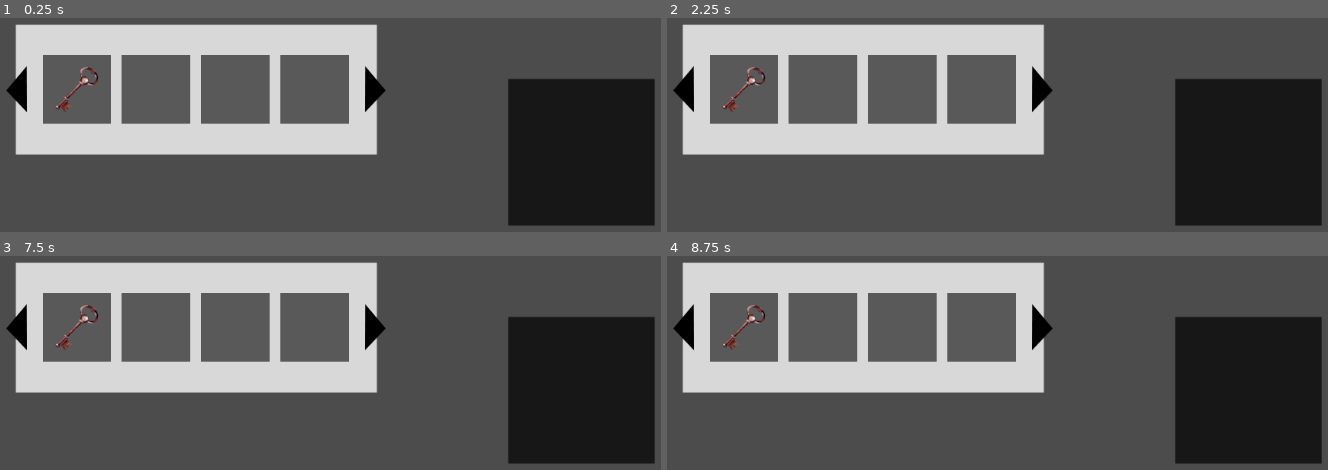
Above: before the commit, frames 1-4 (two rows, left to right).
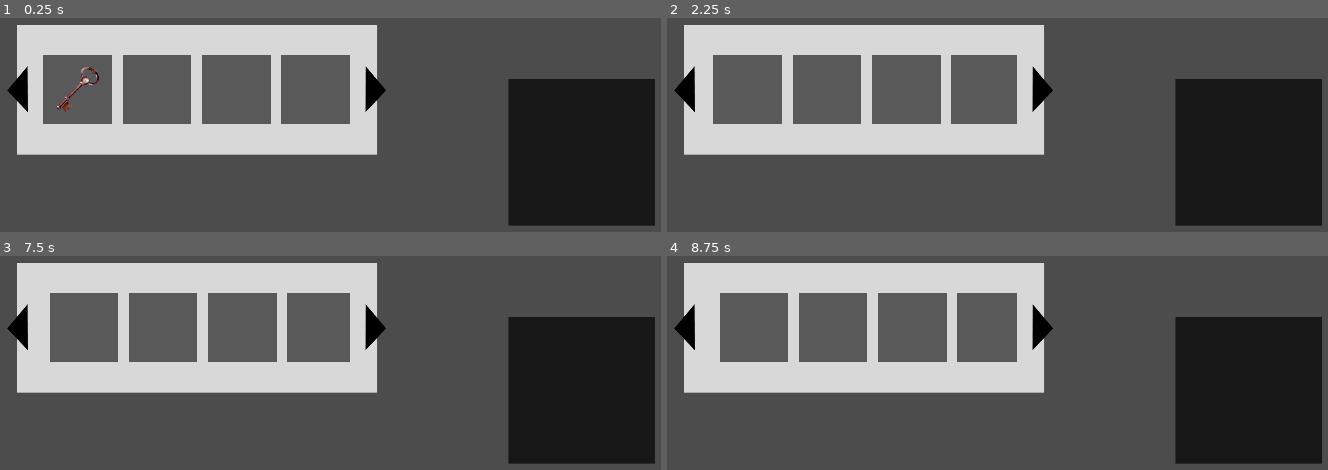
Above: after the commit, the same moments.

Repository: LFAFM/godot-project
Game: Godot game, scene res://scenes/Inventory.tscn
The game is run twice, just before and just after one commit, with the same random seed, the same clock (stepped at 60 frames per second) and the same inputs. This scene is started directly instead of the project's main scene.
Inputs (mouse positions are in pixels of both pictures, inside the frame that each line leads up to):
- Up to frame 1 (0.25 s): no input
- Up to frame 2 (2.25 s): click (686, 88) at 0.5 s; click (1248, 152) at 1.25 s; click (1037, 88) at 2 s
- Up to frame 3 (7.5 s): click (581, 390) at 2.75 s; click (19, 326) at 3.5 s; click (370, 326) at 4.25 s; click (581, 390) at 5 s; click (19, 326) at 5.75 s; click (370, 326) at 6.5 s; tap Enter at 7.25 s; move the mouse to (79, 326) at 7.27 s; press the mouse at (79, 326) at 7.28 s
- Up to frame 4 (8.75 s): tap Space at 8 s; move the mouse to (825, 326) at 8.02 s; release the mouse at (825, 326) at 8.03 s; click (825, 326) at 8.1 s

The runs differ from the first frame. In frame 1, 1.5% of the frame differs, in the area x 0-59%, y 2-65%; in frame 2, 2.5%; in frame 3, 3.6%; in frame 4, 4.6%.

Commit message:
HABEMUS CHICO

Diff:
--- a/Control.tscn
+++ b/Control.tscn
@@ -1,39 +1,27 @@
-[gd_scene load_steps=25 format=2]
+[gd_scene load_steps=13 format=2]
 
 [ext_resource path="res://player/Run-hero01_003.png" type="Texture" id=1]
 [ext_resource path="res://player/Run-hero01_001.png" type="Texture" id=2]
 [ext_resource path="res://player/Run-hero01_002.png" type="Texture" id=3]
-[ext_resource path="res://player/Idle-hero01_009.png" type="Texture" id=4]
-[ext_resource path="res://player/Idle-hero01_008.png" type="Texture" id=5]
-[ext_resource path="res://player/Idle-hero01_012.png" type="Texture" id=6]
 [ext_resource path="res://player/Run-hero01_005.png" type="Texture" id=7]
-[ext_resource path="res://player/Run-hero01_007.png" type="Texture" id=8]
-[ext_resource path="res://player/Idle-hero01_007.png" type="Texture" id=9]
 [ext_resource path="res://player/Run-hero01_004.png" type="Texture" id=10]
-[ext_resource path="res://player/Idle-hero01_006.png" type="Texture" id=11]
-[ext_resource path="res://player/Idle-hero01_011.png" type="Texture" id=12]
-[ext_resource path="res://player/Run-hero01_006.png" type="Texture" id=13]
-[ext_resource path="res://player/Idle-hero01_010.png" type="Texture" id=14]
 [ext_resource path="res://scripts/Player_Motion.gd" type="Script" id=15]
 [ext_resource path="res://scenes/Control.gd" type="Script" id=16]
-[ext_resource path="res://player/Idle-hero01_004.png" type="Texture" id=17]
 [ext_resource path="res://player/Idle-hero01_002.png" type="Texture" id=18]
-[ext_resource path="res://player/Idle-hero01_005.png" type="Texture" id=19]
 [ext_resource path="res://environment/BG.png" type="Texture" id=20]
 [ext_resource path="res://player/Idle-hero01_001.png" type="Texture" id=21]
-[ext_resource path="res://player/Idle-hero01_003.png" type="Texture" id=22]
 
 [sub_resource type="SpriteFrames" id=1]
 animations = [ {
-"frames": [ ExtResource( 21 ), ExtResource( 18 ), ExtResource( 22 ), ExtResource( 17 ), ExtResource( 19 ), ExtResource( 11 ), ExtResource( 9 ), ExtResource( 5 ), ExtResource( 4 ), ExtResource( 14 ), ExtResource( 12 ), ExtResource( 6 ) ],
+"frames": [ ExtResource( 21 ), ExtResource( 18 ) ],
 "loop": true,
 "name": "idle",
-"speed": 6.0
+"speed": 2.0
 }, {
-"frames": [ ExtResource( 2 ), ExtResource( 3 ), ExtResource( 1 ), ExtResource( 10 ), ExtResource( 7 ), ExtResource( 13 ), ExtResource( 8 ) ],
+"frames": [ ExtResource( 2 ), ExtResource( 3 ), ExtResource( 1 ), ExtResource( 10 ), ExtResource( 7 ) ],
 "loop": true,
 "name": "move",
-"speed": 6.0
+"speed": 7.0
 } ]
 
 [sub_resource type="NavigationPolygon" id=2]
@@ -45,17 +33,18 @@
 script = ExtResource( 16 )
 
 [node name="Player" type="AnimatedSprite" parent="."]
-position = Vector2( 638, 472 )
+position = Vector2( 667, 477 )
+scale = Vector2( 0.159231, 0.159231 )
 z_index = 1
 frames = SubResource( 1 )
 animation = "idle"
-offset = Vector2( 0, -115 )
+offset = Vector2( 0, -740 )
 script = ExtResource( 15 )
+speed = 300
 
 [node name="Camera2D" type="Camera2D" parent="Player"]
 offset = Vector2( 0, -170.443 )
 current = true
-zoom = Vector2( 0.619, 1.005 )
 smoothing_enabled = true
 
 [node name="Environment" type="Node2D" parent="."]
@@ -67,6 +56,7 @@
 
 [node name="Line2D" type="Line2D" parent="."]
 z_index = 1
+width = 5.0
 
 [node name="Navigation2D" type="Navigation2D" parent="."]
 
--- a/player/Player_Motion.gd
+++ /dev/null
@@ -1,89 +0,0 @@
-extends AnimatedSprite
-
-
-var destination = Vector2()
-var distance = Vector2()
-var velocity = Vector2()
-var snapPosition = Vector2()
-
-var path : PoolVector2Array
-
-export var speed = 250
-
-enum{IDLE, MOVE, CLIMB, INTERACT}
-
-var state = IDLE
-
-var margin = 1
-
-# Called when the node enters the scene tree for the first time.
-func _ready():
-	destination = position
-
-
-# Called every frame. 'delta' is the elapsed time since the previous frame.
-func _process(delta):
-	var move_distance = speed * delta
-
-	match state:
-		IDLE:
-			pass
-		MOVE:
-			move_along_path(move_distance)
-	pass
-
-func move_along_path(distance):
-	var starting_point : = position
-
-	if(starting_point.x < path[0].x):
-		self.set_flip_h( false )
-	if(starting_point.x > path[0].x):
-		self.set_flip_h( true )
-
-	for i in range(path.size()):
-		var distance_to_next : = starting_point.distance_to(path[0])
-
-		if (distance <= distance_to_next):
-			position = starting_point.linear_interpolate(path[0], distance / distance_to_next)
-			break
-
-		path.remove(0)
-
-		if(path.size() ==0):
-				change_state(IDLE)
-	pass
-
-#func move_old
-#	if(position != destination):
-#		distance = Vector2(destination - position)
-#		velocity.x = distance.normalized().x * speed
-#		velocity.y = distance.normalized().y * 0
-#		move_and_slide(velocity)
-#
-#		if(distance.x * distance.x < margin):
-#			set_position(snapPosition)
-#
-#	else:
-#		move_and_slide(velocity * 0)
-#
-#
-#	if(destination.x > position.x):
-#		get_node( "Player_Sprite" ).set_flip_h( false )
-#	if(destination.x < position.x):
-#		get_node( "Player_Sprite" ).set_flip_h( true )
-#
-#	pass
-
-func change_state(newState):
-	state = newState
-	match state:
-		IDLE:
-			self.play("idle")
-		MOVE:
-			self.play("move")
-
-#func _input(event):
-#	if Input.is_action_pressed("ui_leftMouseClick"):
-#		destination = get_global_mouse_position()
-#		snapPosition.x = destination.x
-#		snapPosition.y = position.y
--- a/project.godot
+++ b/project.godot
@@ -11,12 +11,14 @@
 [application]
 
 config/name="Game_PnC"
-run/main_scene="res://Control.tscn"
+run/main_scene="res://Menu.tscn"
 config/icon="res://icon.png"
 
 [display]
 
 window/size/width=1048
+window/stretch/mode="2d"
+window/stretch/aspect="keep"
 
 [gui]
 
--- a/scenes/Inventory.tscn
+++ b/scenes/Inventory.tscn
@@ -85,17 +85,20 @@
 margin_top = 109.0
 margin_right = 915.0
 margin_bottom = 291.0
+mouse_filter = 2
 theme = SubResource( 7 )
 
 [node name="HBoxContainer" type="HBoxContainer" parent="InventoryContainer/ScrollContainer"]
 margin_right = 1636.0
 margin_bottom = 180.0
+mouse_filter = 2
 custom_constants/separation = 28
 
 [node name="Slot" type="Panel" parent="InventoryContainer/ScrollContainer/HBoxContainer"]
 margin_right = 180.0
 margin_bottom = 180.0
 rect_min_size = Vector2( 180, 180 )
+mouse_filter = 2
 custom_styles/panel = SubResource( 1 )
 script = ExtResource( 9 )
 
@@ -105,6 +108,7 @@
 margin_right = 186.0
 margin_bottom = 185.0
 rect_min_size = Vector2( 170, 170 )
+mouse_filter = 2
 texture = ExtResource( 4 )
 
 [node name="Slot2" type="Panel" parent="InventoryContainer/ScrollContainer/HBoxContainer"]
@@ -112,6 +116,7 @@
 margin_right = 388.0
 margin_bottom = 180.0
 rect_min_size = Vector2( 180, 180 )
+mouse_filter = 2
 custom_styles/panel = SubResource( 1 )
 script = ExtResource( 9 )
 
@@ -121,12 +126,14 @@
 margin_right = 186.0
 margin_bottom = 185.0
 rect_min_size = Vector2( 170, 170 )
+mouse_filter = 2
 
 [node name="Slot3" type="Panel" parent="InventoryContainer/ScrollContainer/HBoxContainer"]
 margin_left = 416.0
 margin_right = 596.0
 margin_bottom = 180.0
 rect_min_size = Vector2( 180, 180 )
+mouse_filter = 2
 custom_styles/panel = SubResource( 1 )
 script = ExtResource( 9 )
 
@@ -136,12 +143,14 @@
 margin_right = 186.0
 margin_bottom = 185.0
 rect_min_size = Vector2( 170, 170 )
+mouse_filter = 2
 
 [node name="Slot4" type="Panel" parent="InventoryContainer/ScrollContainer/HBoxContainer"]
 margin_left = 624.0
 margin_right = 804.0
 margin_bottom = 180.0
 rect_min_size = Vector2( 180, 180 )
+mouse_filter = 2
 custom_styles/panel = SubResource( 1 )
 script = ExtResource( 9 )
 
@@ -151,12 +160,14 @@
 margin_right = 186.0
 margin_bottom = 185.0
 rect_min_size = Vector2( 170, 170 )
+mouse_filter = 2
 
 [node name="Slot5" type="Panel" parent="InventoryContainer/ScrollContainer/HBoxContainer"]
 margin_left = 832.0
 margin_right = 1012.0
 margin_bottom = 180.0
 rect_min_size = Vector2( 180, 180 )
+mouse_filter = 2
 custom_styles/panel = SubResource( 1 )
 script = ExtResource( 9 )
 
@@ -166,12 +177,14 @@
 margin_right = 186.0
 margin_bottom = 185.0
 rect_min_size = Vector2( 170, 170 )
+mouse_filter = 2
 
 [node name="Slot6" type="Panel" parent="InventoryContainer/ScrollContainer/HBoxContainer"]
 margin_left = 1040.0
 margin_right = 1220.0
 margin_bottom = 180.0
 rect_min_size = Vector2( 180, 180 )
+mouse_filter = 2
 custom_styles/panel = SubResource( 1 )
 script = ExtResource( 9 )
 
@@ -181,12 +194,14 @@
 margin_right = 186.0
 margin_bottom = 185.0
 rect_min_size = Vector2( 170, 170 )
+mouse_filter = 2
 
 [node name="Slot7" type="Panel" parent="InventoryContainer/ScrollContainer/HBoxContainer"]
 margin_left = 1248.0
 margin_right = 1428.0
 margin_bottom = 180.0
 rect_min_size = Vector2( 180, 180 )
+mouse_filter = 2
 custom_styles/panel = SubResource( 1 )
 script = ExtResource( 9 )
 
@@ -196,12 +211,14 @@
 margin_right = 186.0
 margin_bottom = 185.0
 rect_min_size = Vector2( 170, 170 )
+mouse_filter = 2
 
 [node name="Slot8" type="Panel" parent="InventoryContainer/ScrollContainer/HBoxContainer"]
 margin_left = 1456.0
 margin_right = 1636.0
 margin_bottom = 180.0
 rect_min_size = Vector2( 180, 180 )
+mouse_filter = 2
 custom_styles/panel = SubResource( 1 )
 script = ExtResource( 9 )
 
@@ -211,10 +228,12 @@
 margin_right = 186.0
 margin_bottom = 185.0
 rect_min_size = Vector2( 170, 170 )
+mouse_filter = 2
 texture = ExtResource( 5 )
 expand = true
 
 [node name="movable_item" type="Node2D" parent="InventoryContainer"]
+visible = false
 
 [node name="Item" type="TextureRect" parent="InventoryContainer/movable_item"]
 margin_right = 190.0
--- a/scripts/ui/InventoryContainer.gd
+++ b/scripts/ui/InventoryContainer.gd
@@ -66,6 +66,7 @@
 
 
 func _on_LeftArrowButton_pressed():
+	print("tanto faz")
 	var value = scrollContainer.get_h_scroll()
 	scrollContainer.set_h_scroll(value - 200)
 
Binary file changed: player/Idle-hero01_001.png
Binary file changed: player/Idle-hero01_002.png
Binary file removed: player/Idle-hero01_003.png
Not shown, removed: player/Idle-hero01_003.png.import
Binary file removed: player/Idle-hero01_004.png
Not shown, removed: player/Idle-hero01_004.png.import
Binary file removed: player/Idle-hero01_005.png
Not shown, removed: player/Idle-hero01_005.png.import
Binary file removed: player/Idle-hero01_006.png
Not shown, removed: player/Idle-hero01_006.png.import
Binary file removed: player/Idle-hero01_007.png
Not shown, removed: player/Idle-hero01_007.png.import
(and 19 more such lines)
